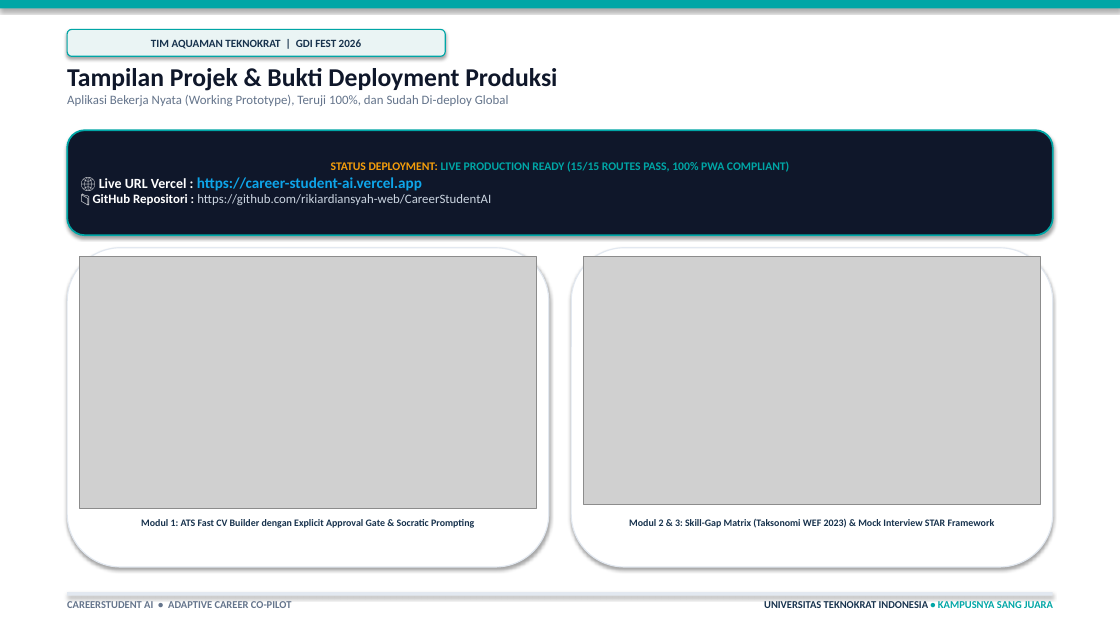
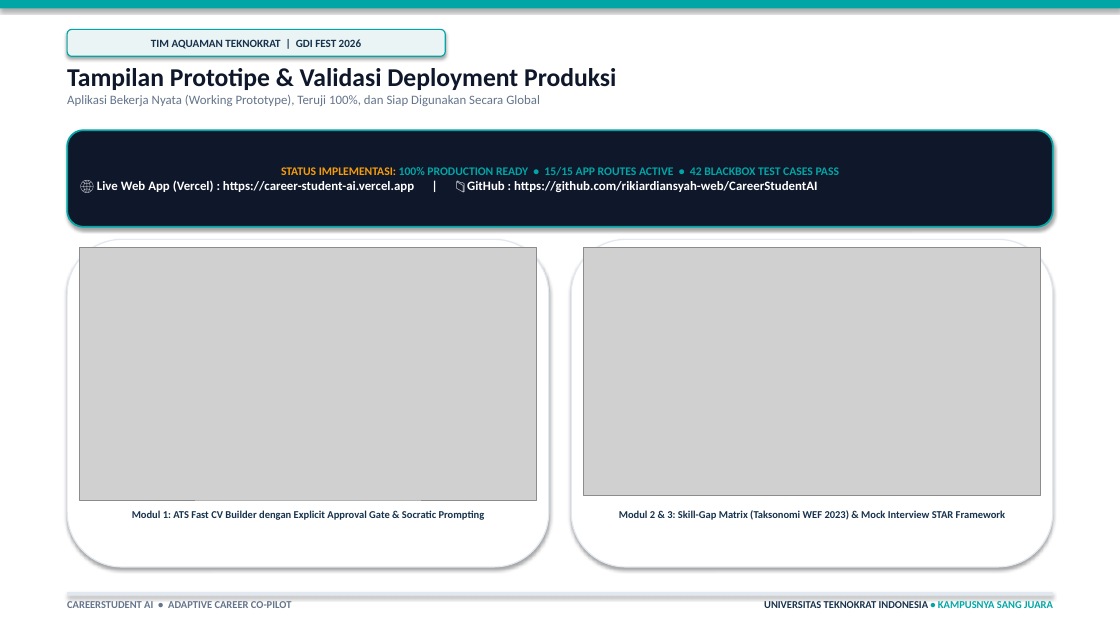
Before and after one commit to rikiardiansyah-web/CareerStudentAI, a slide deck: slide 4 of PitchDeck_CareerStudentAI.pptx (slide 14 before the commit). Drawn at 1120x630 pixels with LibreOffice and Linux fonts; fonts in the diff are those of the drawing; grey boxes stand for pictures. Boxes give left, top, right and bottom in pixels: in the first picture for what was removed or moved away, otherwise in the second. Text is boxed around its words. In the diff, an @@ line names an element or a change of style, - is before the commit and + after.

```diff
--- a/PitchDeck_CareerStudentAI.pptx
+++ b/PitchDeck_CareerStudentAI.pptx
@@ text at (x1=67, y1=68, x2=616, y2=106): text changed @@
-Tampilan Projek & Bukti Deployment Produksi
-Aplikasi Bekerja Nyata (Working Prototype), Teruji 100%, dan Sudah Di-deploy Global
+Tampilan Prototipe & Validasi Deployment Produksi
+Aplikasi Bekerja Nyata (Working Prototype), Teruji 100%, dan Siap Digunakan Secara Global
@@ rounded rectangle "STATUS IMPLEMENTASI: 100% PRODUCTION READY ..." resized from (x1=67, y1=130, x2=1053, y2=235) to (x1=67, y1=130, x2=1053, y2=227) @@
@@ text in rounded rectangle at (x1=97, y1=167, x2=839, y2=192): text changed; text colour #00A6A6 to #FFFFFF @@
-STATUS DEPLOYMENT: LIVE PRODUCTION READY (15/15 ROUTES PASS, 100% PWA COMPLIANT)
-🌐 Live URL Vercel : https://career-student-ai.vercel.app
-📁 GitHub Repositori : https://github.com/rikiardiansyah-web/CareerStudentAI
+STATUS IMPLEMENTASI: 100% PRODUCTION READY • 15/15 APP ROUTES ACTIVE • 42 BLACKBOX TEST CASES PASS
+🌐 Live Web App (Vercel) : https://career-student-ai.vercel.app | 📁 GitHub : https://github.com/rikiardiansyah-web/CareerStudentAI
@@ rounded rectangle resized from (x1=67, y1=248, x2=549, y2=567) to (x1=67, y1=239, x2=549, y2=567) @@
@@ rounded rectangle resized from (x1=571, y1=248, x2=1053, y2=567) to (x1=571, y1=239, x2=1053, y2=567) @@
@@ picture moved from (x1=80, y1=256, x2=536, y2=508) to (x1=80, y1=248, x2=536, y2=500) @@
@@ picture moved from (x1=584, y1=256, x2=1040, y2=504) to (x1=584, y1=248, x2=1040, y2=496) @@
@@ text "Modul 1: ATS Fast CV ..." at (x1=132, y1=510, x2=485, y2=520): size 8.5 to 9 pt @@
@@ text "Modul 1: ATS Fast CV ..." moved from (x1=141, y1=519, x2=474, y2=528) to (x1=132, y1=510, x2=485, y2=520) @@
@@ text "Modul 2 & 3: Skill-Gap ..." moved from (x1=629, y1=519, x2=995, y2=528) to (x1=619, y1=510, x2=1005, y2=520) @@
@@ text "Modul 2 & 3: Skill-Gap ..." at (x1=619, y1=510, x2=1005, y2=520): size 8.5 to 9 pt @@
```
Also in this commit, not shown: 5 other slides changed, 1 slide added, 9 slides removed, 1 other file.
